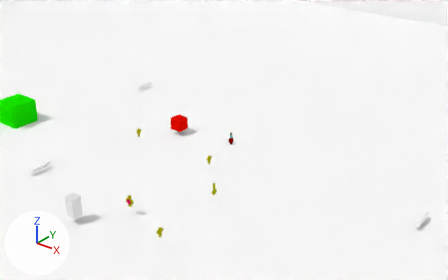
The Blender file game folder/game.blend: old version first, new version second.
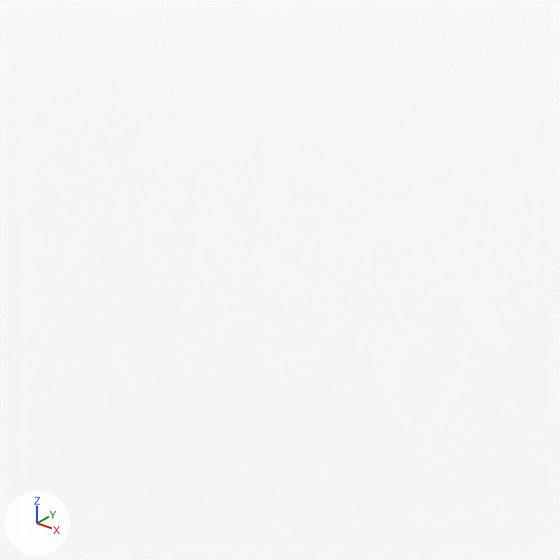
Each version appears first from a camera (50 mm lens) standing at (42.6, -35.5, 32.4) and looking at (-5.4, 24.5, -4.8), and next in a close-up on the part from 51% to 77% of the width and 3% to 46% of the height. The lights are fixed; the arrows at lower left show +X, +Y and +Z.
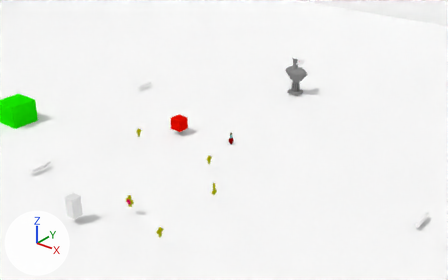
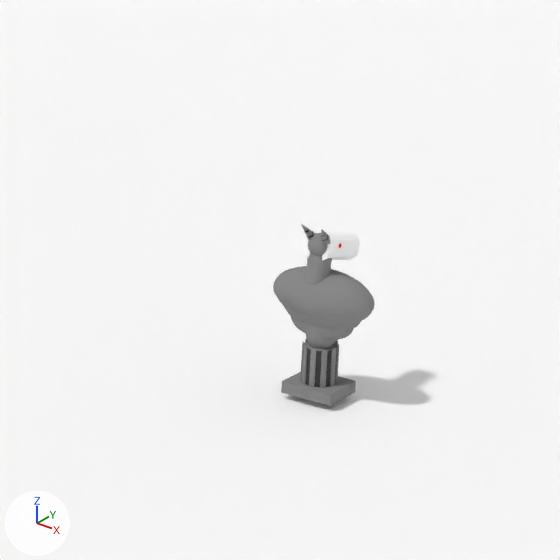
Where the newer file only moved an object's origin or applied its transform, the numbers keep the older frame.

Pixel boxes [x1, y1, x2, y2] of what changed, in the close-ups (560 x 560 px):
'body', added
    after: [273, 266, 375, 406]
    faces in mat_body (grey #898989): [273, 266, 375, 406]
    faces in mat_colmn (dark grey #484848): [306, 348, 337, 387]
'Gar Head', added
    after: [301, 224, 360, 284]
    faces in mat_neck (grey #898989): [301, 224, 332, 284]
    faces in mat_head (its picture is missing): [305, 231, 360, 261]

The change, as a list of edits to the scene's bpy script:
```text
Add mat_colmn:
    mat_colmn = diffuse_material('colmn')
    mat_colmn.base_color = (0.065, 0.065, 0.065)  # dark grey #484848
Add mat_body:
    mat_body = diffuse_material('body')
    mat_body.base_color = (0.25, 0.25, 0.25)  # grey #898989
Add mat_pasted__neck:
    mat_pasted__neck = diffuse_material('pasted__neck')
    mat_pasted__neck.base_color = (0.25, 0.25, 0.25)  # grey #898989
Add mat_pasted__horn:
    mat_pasted__horn = diffuse_material('pasted__horn')
    mat_pasted__horn.base_color = (0.0, 0.0, 0.0)  # black #000000
Add mat_neck:
    mat_neck = diffuse_material('neck')
    mat_neck.base_color = (0.25, 0.25, 0.25)  # grey #898989
Add mat_horn:
    mat_horn = diffuse_material('horn')
    mat_horn.base_color = (0.0, 0.0, 0.0)  # black #000000
Add mat_glow:
    mat_glow = diffuse_material('glow')
    mat_glow.base_color = (1.0, 0.0, 0.0)  # red #ff0000
Add mat_head:
    mat_head = diffuse_material('Head')
    mat_head.base_color = (1.0, 1.0, 1.0)  # white #ffffff
Add me_untitled_010:
    me_untitled_010.from_pydata(...)  # 2000 vertices, 2106 faces; spans x -2.19..2.19, y 0.1..10.67, z -4.62..4.62
    # faces by material slot: [2096, 10]
    me_untitled_010.materials.append(mat_body)  # grey #898989
    me_untitled_010.materials.append(mat_colmn)  # dark grey #484848
Add me_untitled_011:
    me_untitled_011.from_pydata(...)  # 1308 vertices, 1315 faces; spans x -1.2..1.18, y -1.56..4.67, z 0.25..5.57
    # faces by material slot: [29, 457, 8, 13, 8, 800]
    me_untitled_011.materials.append(mat_head)  # its picture is missing
    me_untitled_011.materials.append(mat_neck)  # grey #898989
    me_untitled_011.materials.append(mat_horn)  # black #000000
    me_untitled_011.materials.append(mat_pasted__neck)  # grey #898989
    me_untitled_011.materials.append(mat_pasted__horn)  # black #000000
    me_untitled_011.materials.append(mat_glow)  # red #ff0000
Add ob_body:
    ob_body = bpy.data.objects.new('body', me_untitled_010)
    ob_body.location = (-0.01, 33.59, 0.65)
    ob_body.rotation_euler = (1.571, 0.0, 1.571)  # degrees (90, 0, 90)
    ob_body.scale = (0.36, 0.36, 0.36)
Add ob_gar_head:
    ob_gar_head = bpy.data.objects.new('Gar Head', me_untitled_011)
    ob_gar_head.location = (-0.08, 33.35, 4.06)
    ob_gar_head.scale = (0.347, 0.347, 0.347)
```
